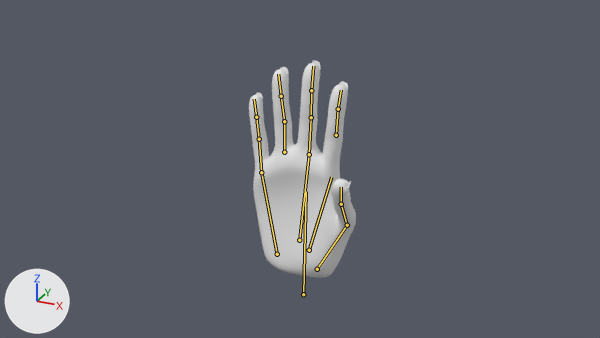
The Blender file Assets/Entitys/Models/hand/Blender/hand.blend, before and after one commit.
Camera for both pictures: the file's camera 'Camera'. Arrows for +X, +Y and +Z are at lower left; the lights stay in place. The bones that change are drawn over the model as lines.

The first picture shows 'hand'.
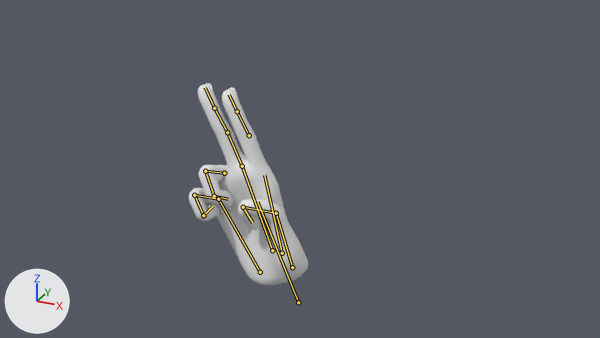
The newer file adds an action. The first version stands in its rest pose; the second is drawn at frame 30 of the action 'Scissors_2_paper'.

The change, as a diff of the scene's bpy script:
```diff
--- a/Assets/Entitys/Models/hand/Blender/hand.blend.py
+++ b/Assets/Entitys/Models/hand/Blender/hand.blend.py
@@ bone_main @@
 bone_main = bpy.data.objects['rig'].pose.bones['main']
-bone_main.location = (0.0, 0.0, 0.0)
-bone_main.rotation_quaternion = (1.0, 0.0, 0.0, 0.0)  # degrees (0, 0, 0)
+bone_main.location = (0.64, -1.24, 0.05)
+bone_main.rotation_quaternion = (0.976, 0.0, -0.009, -0.216)  # degrees (0, -1, -25)
@@ bone_thumb_metacarpal @@
 bone_thumb_metacarpal = bpy.data.objects['rig'].pose.bones['thumb_metacarpal']  # child of 'main'
-bone_thumb_metacarpal.location = (0.0, 0.0, 0.0)
-bone_thumb_metacarpal.rotation_quaternion = (1.0, 0.0, 0.0, 0.0)  # degrees (0, 0, 0)
+bone_thumb_metacarpal.location = (0.22, 0.04, -0.04)
+bone_thumb_metacarpal.rotation_quaternion = (0.985, -0.144, 0.021, -0.089)  # degrees (-17, 1, -10)
@@ bone_thumb_root @@
 bone_thumb_root = bpy.data.objects['rig'].pose.bones['thumb_root']  # child of 'thumb_metacarpal'
-bone_thumb_root.rotation_quaternion = (1.0, 0.0, 0.0, 0.0)  # degrees (0, 0, 0)
+bone_thumb_root.rotation_quaternion = (0.978, -0.171, 0.047, -0.106)  # degrees (-20, 3, -13)
@@ bone_thumb_end @@
 bone_thumb_end = bpy.data.objects['rig'].pose.bones['thumb_end']  # child of 'thumb_root'
-bone_thumb_end.rotation_quaternion = (1.0, 0.0, 0.0, 0.0)  # degrees (0, 0, 0)
+bone_thumb_end.rotation_quaternion = (0.356, -0.923, -0.13, -0.064)  # degrees (-139, -12, 11)
@@ bone_firstfinger_metacarpal @@
 bone_firstfinger_metacarpal = bpy.data.objects['rig'].pose.bones['firstfinger_metacarpal']  # child of 'main'
-bone_firstfinger_metacarpal.location = (0.0, 0.0, 0.0)
-bone_firstfinger_metacarpal.rotation_quaternion = (1.0, 0.0, 0.0, 0.0)  # degrees (0, 0, 0)
+bone_firstfinger_metacarpal.location = (-0.06, 0.28, -0.01)
+bone_firstfinger_metacarpal.rotation_quaternion = (0.999, -0.013, -0.006, -0.038)  # degrees (-1, -1, -4)
@@ bone_firstfinger_middle @@
 bone_firstfinger_middle = bpy.data.objects['rig'].pose.bones['firstfinger_middle']  # child of 'firstfinger_root'
-bone_firstfinger_middle.rotation_quaternion = (1.0, 0.0, 0.0, 0.0)  # degrees (0, 0, 0)
+bone_firstfinger_middle.rotation_quaternion = (0.999, 0.015, -0.002, -0.033)  # degrees (2, 0, -4)
@@ bone_firstfinger_end @@
 bone_firstfinger_end = bpy.data.objects['rig'].pose.bones['firstfinger_end']  # child of 'firstfinger_middle'
-bone_firstfinger_end.rotation_quaternion = (1.0, 0.0, 0.0, 0.0)  # degrees (0, 0, 0)
+bone_firstfinger_end.rotation_quaternion = (0.999, 0.002, -0.009, -0.029)  # degrees (0, -1, -3)
@@ bone_secondfinger_metacarpal @@
 bone_secondfinger_metacarpal = bpy.data.objects['rig'].pose.bones['secondfinger_metacarpal']  # child of 'main'
-bone_secondfinger_metacarpal.rotation_quaternion = (1.0, 0.0, 0.0, 0.0)  # degrees (0, 0, 0)
+bone_secondfinger_metacarpal.rotation_quaternion = (1.0, -0.003, -0.001, -0.017)  # degrees (0, 0, -2)
@@ bone_secondfinger_root @@
 bone_secondfinger_root = bpy.data.objects['rig'].pose.bones['secondfinger_root']  # child of 'secondfinger_metacarpal'
-bone_secondfinger_root.rotation_quaternion = (1.0, 0.0, 0.0, 0.0)  # degrees (0, 0, 0)
+bone_secondfinger_root.rotation_quaternion = (1.0, -0.021, -0.002, -0.003)  # degrees (-2, 0, 0)
@@ bone_secondfinger_middle @@
 bone_secondfinger_middle = bpy.data.objects['rig'].pose.bones['secondfinger_middle']  # child of 'secondfinger_root'
-bone_secondfinger_middle.rotation_quaternion = (1.0, 0.0, 0.0, 0.0)  # degrees (0, 0, 0)
+bone_secondfinger_middle.rotation_quaternion = (0.998, 0.05, 0.008, -0.044)  # degrees (6, 1, -5)
@@ bone_secondfinger_end @@
 bone_secondfinger_end = bpy.data.objects['rig'].pose.bones['secondfinger_end']  # child of 'secondfinger_middle'
-bone_secondfinger_end.rotation_quaternion = (1.0, 0.0, 0.0, 0.0)  # degrees (0, 0, 0)
+bone_secondfinger_end.rotation_quaternion = (0.999, 0.007, -0.005, -0.031)  # degrees (1, -1, -4)
@@ bone_thirdfinger_root @@
 bone_thirdfinger_root = bpy.data.objects['rig'].pose.bones['thirdfinger_root']  # child of 'thirdfinger_metacarpal'
-bone_thirdfinger_root.rotation_quaternion = (1.0, 0.0, 0.0, 0.0)  # degrees (0, 0, 0)
+bone_thirdfinger_root.rotation_quaternion = (0.832, -0.555, 0.012, -0.009)  # degrees (-67, 1, -2)
@@ bone_thirdfinger_middle @@
 bone_thirdfinger_middle = bpy.data.objects['rig'].pose.bones['thirdfinger_middle']  # child of 'thirdfinger_root'
-bone_thirdfinger_middle.rotation_quaternion = (1.0, 0.0, 0.0, 0.0)  # degrees (0, 0, 0)
+bone_thirdfinger_middle.rotation_quaternion = (0.659, -0.744, -0.035, 0.102)  # degrees (-96, 6, 11)
@@ bone_thirdfinger_end @@
 bone_thirdfinger_end = bpy.data.objects['rig'].pose.bones['thirdfinger_end']  # child of 'thirdfinger_middle'
-bone_thirdfinger_end.rotation_quaternion = (1.0, 0.0, 0.0, 0.0)  # degrees (0, 0, 0)
+bone_thirdfinger_end.rotation_quaternion = (0.779, -0.621, 0.08, 0.02)  # degrees (-77, 9, -4)
@@ bone_forthfinger_metacarpal @@
 bone_forthfinger_metacarpal = bpy.data.objects['rig'].pose.bones['forthfinger_metacarpal']  # child of 'main'
-bone_forthfinger_metacarpal.location = (0.0, 0.0, 0.0)
-bone_forthfinger_metacarpal.rotation_quaternion = (1.0, 0.0, 0.0, 0.0)  # degrees (0, 0, 0)
+bone_forthfinger_metacarpal.location = (-0.09, 0.06, -0.03)
+bone_forthfinger_metacarpal.rotation_quaternion = (1.0, -0.01, 0.002, 0.027)  # degrees (-1, 0, 3)
@@ bone_forthfinger_root @@
 bone_forthfinger_root = bpy.data.objects['rig'].pose.bones['forthfinger_root']  # child of 'forthfinger_metacarpal'
-bone_forthfinger_root.rotation_quaternion = (1.0, 0.0, 0.0, 0.0)  # degrees (0, 0, 0)
+bone_forthfinger_root.rotation_quaternion = (0.867, -0.495, -0.045, -0.022)  # degrees (-59, -6, 0)
@@ bone_forthfinger_middle @@
 bone_forthfinger_middle = bpy.data.objects['rig'].pose.bones['forthfinger_middle']  # child of 'forthfinger_root'
-bone_forthfinger_middle.rotation_quaternion = (1.0, 0.0, 0.0, 0.0)  # degrees (0, 0, 0)
+bone_forthfinger_middle.rotation_quaternion = (0.56, -0.821, 0.078, 0.081)  # degrees (-112, 13, -2)
@@ bone_forthfinger_end @@
 bone_forthfinger_end = bpy.data.objects['rig'].pose.bones['forthfinger_end']  # child of 'forthfinger_middle'
-bone_forthfinger_end.rotation_quaternion = (1.0, 0.0, 0.0, 0.0)  # degrees (0, 0, 0)
+bone_forthfinger_end.rotation_quaternion = (0.6, -0.798, -0.018, 0.052)  # degrees (-106, 3, 5)
```

Location of each change, (x1, y1, x2, y2) in pixels of the pictures (600 x 338 px):
'hand', posed (11% wider, 7% shorter): before (249, 60, 356, 278); after (189, 83, 308, 285)
bone 'main', root to tip: before (303, 294) to (306, 191); after (298, 302) to (257, 201)
bone 'thumb_metacarpal', root to tip: before (317, 269) to (347, 225); after (292, 267) to (276, 213)
bone 'thumb_root', root to tip: before (347, 225) to (341, 204); after (276, 213) to (243, 207)
bone 'thumb_end', root to tip: before (341, 204) to (341, 187); after (243, 207) to (252, 222)
bone 'firstfinger_metacarpal', root to tip: before (309, 250) to (331, 177); after (282, 253) to (264, 175)
bone 'firstfinger_middle', root to tip: before (336, 135) to (338, 109); after (249, 135) to (237, 111)
bone 'firstfinger_end', root to tip: before (338, 109) to (341, 90); after (237, 111) to (229, 94)
bone 'secondfinger_metacarpal', root to tip: before (299, 240) to (309, 154); after (272, 250) to (242, 166)
bone 'secondfinger_root', root to tip: before (309, 154) to (311, 117); after (242, 166) to (227, 132)
bone 'secondfinger_middle', root to tip: before (311, 117) to (311, 90); after (227, 132) to (214, 108)
bone 'secondfinger_end', root to tip: before (311, 90) to (313, 66); after (214, 108) to (205, 87)
bone 'thirdfinger_root', root to tip: before (284, 152) to (284, 121); after (224, 173) to (205, 171)
bone 'thirdfinger_middle', root to tip: before (284, 121) to (281, 96); after (205, 171) to (214, 196)
bone 'thirdfinger_end', root to tip: before (281, 96) to (278, 74); after (214, 196) to (228, 199)
bone 'forthfinger_metacarpal', root to tip: before (277, 254) to (261, 172); after (260, 272) to (218, 199)
bone 'forthfinger_root', root to tip: before (261, 172) to (259, 139); after (218, 199) to (194, 195)
bone 'forthfinger_middle', root to tip: before (259, 139) to (256, 117); after (194, 195) to (203, 215)
bone 'forthfinger_end', root to tip: before (256, 117) to (254, 99); after (203, 215) to (213, 206)
